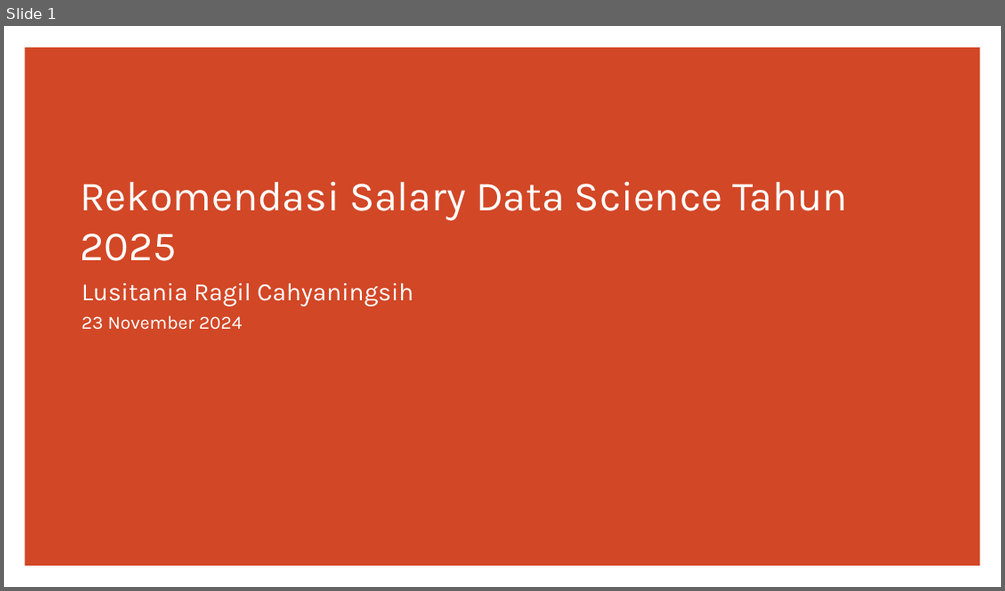
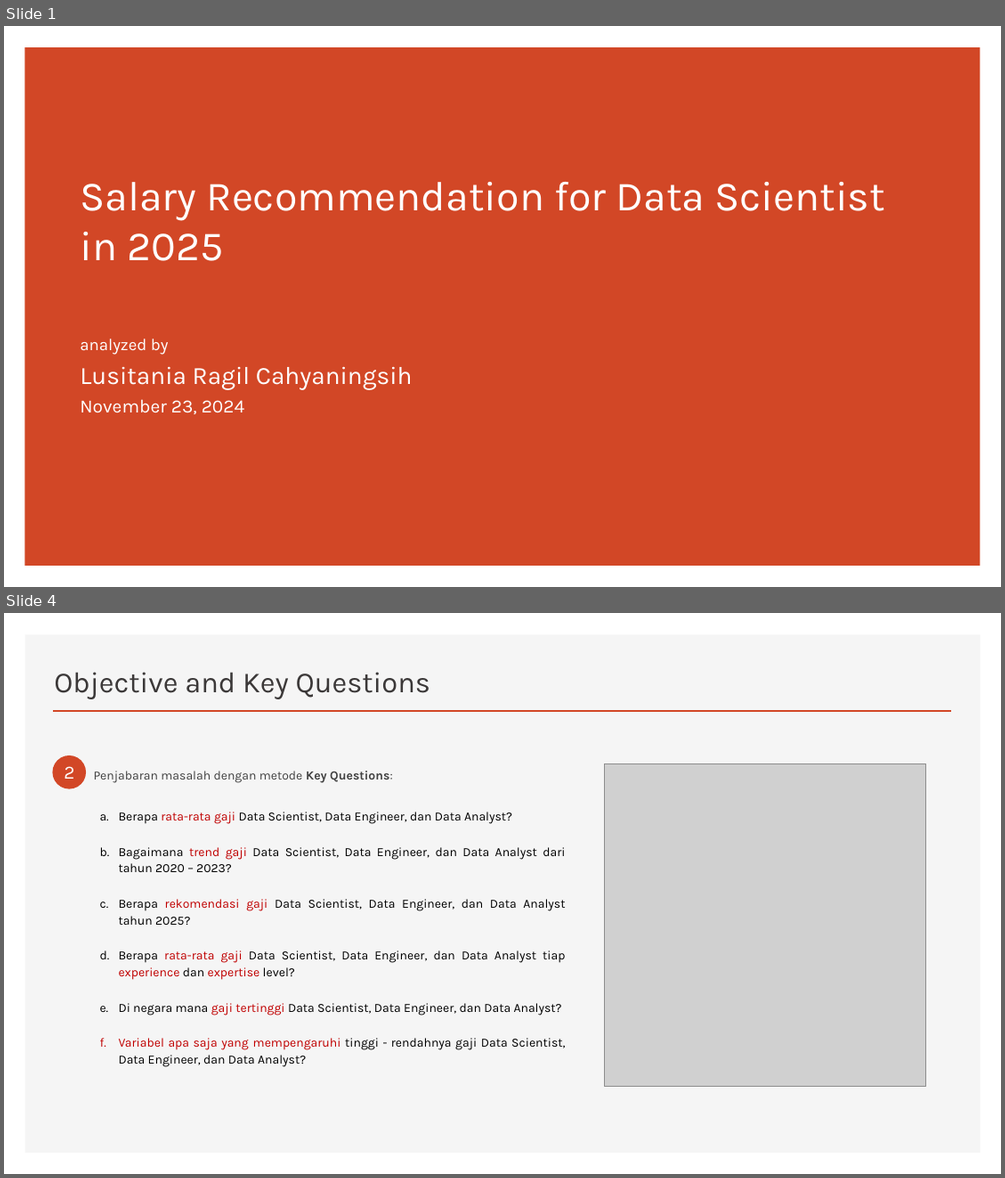
Before and after one commit to CODA-Assignment-Bay/p1-coda001-rmt-m2-lusitaniarc, a slide deck: P1M2_lusitania.pptx. Shown one above the other, each under a label of ours: slide 1 before the commit, slides 1 and 4 after it; the slides between them are not shown. The pictures are 1005x591 and 1005x1178 pixels, drawn with LibreOffice and Linux fonts; fonts in the diff are those of the drawing; grey boxes stand for pictures. Boxes give left, top, right and bottom in pixels: in the first picture for what was removed or moved away, otherwise in the second. Text is boxed around its words. In the diff, an @@ line names an element or a change of style, - is before the commit and + after.

```diff
--- a/P1M2_lusitania.pptx
+++ b/P1M2_lusitania.pptx
@@ slide 4 added at (4,613,1001,1174), background #FFFFFF @@
@@ rectangle added at (25,634,980,1153), fill #F5F5F5 @@
@@ title added at (54,672,431,699), 28 pt, text #3B3838 @@
+Objective and Key Questions
@@ line added from (53, 711) to (952, 711), #D24726 2 pt @@
@@ ellipse added at (53,755,86,788), fill #D24726 @@
@@ text added at (64,766,74,779), 18 pt, text #FFFFFF @@
+2
@@ text added at (94,771,393,783), 12 pt, text #404040 @@
+Penjabaran masalah dengan metode Key Questions:
@@ picture added at (604,764,925,1086) @@
@@ text added at (119,811,565,1067), 12 pt, text #000000 @@
+a. Berapa rata-rata gaji Data Scientist, Data Engineer, dan Data Analyst?
+b. Bagaimana trend gaji Data Scientist, Data Engineer, dan Data Analyst dari tahun 2020 – 2023?
+c. Berapa rekomendasi gaji Data Scientist, Data Engineer, dan Data Analyst tahun 2025?
+d. Berapa rata-rata gaji Data Scientist, Data Engineer, dan Data Analyst tiap experience dan expertise level?
+e. Di negara mana gaji tertinggi Data Scientist, Data Engineer, dan Data Analyst?
+f. Variabel apa saja yang mempengaruhi tinggi - rendahnya gaji Data Scientist, Data Engineer, dan Data Analyst?
@@ slide 1 changed as well @@
@@ title at (80,182,885,261): text changed @@
-Rekomendasi Salary Data Science Tahun 2025
+Salary Recommendation for Data Scientist
+in 2025
@@ subtitle "analyzed by": place and size @@
-subtitle "analyzed by" at (81,282,413,329)
+subtitle "analyzed by" at (80,338,413,414)
@@ subtitle at (80,338,169,354): paragraph added @@
+analyzed by
@@ subtitle at (80,399,244,414): text changed @@
-23 November 2024
+November 23, 2024
```
Also in this commit, not shown: 12 other slides added, 8 slides removed, 3 other files.
